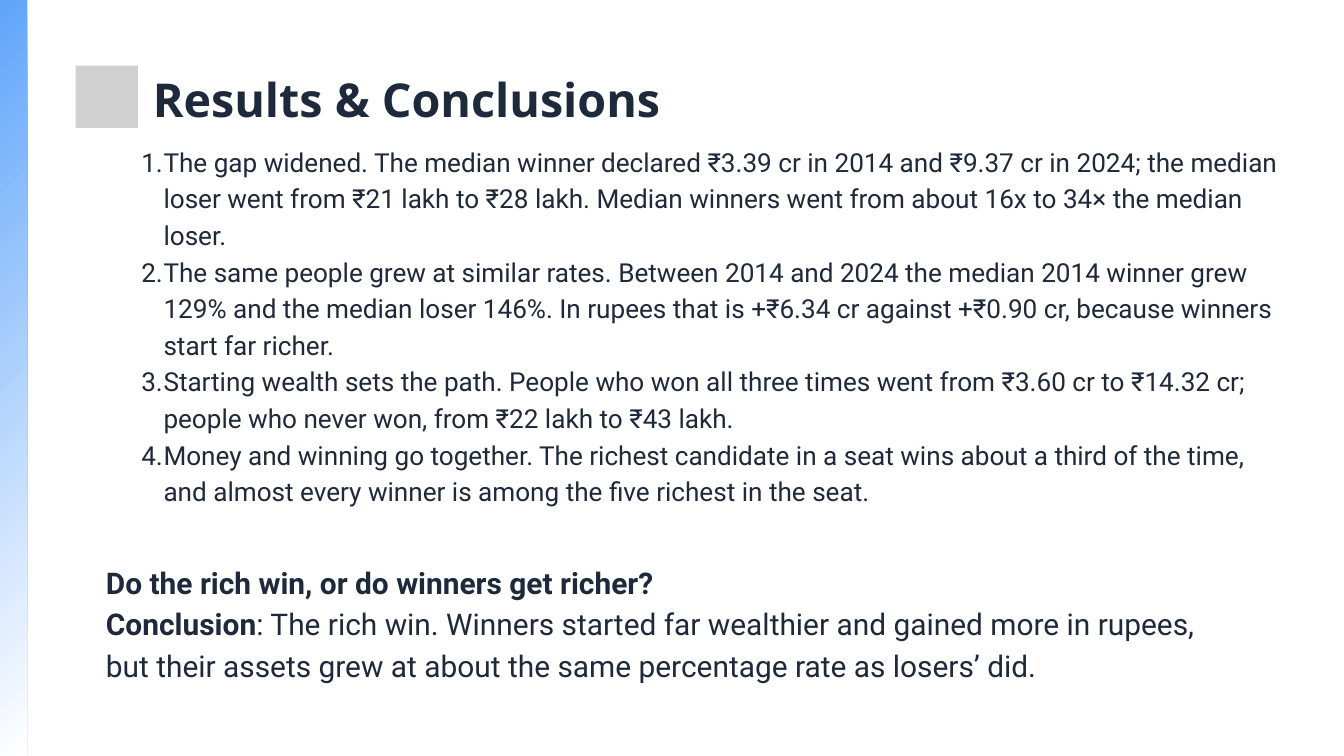
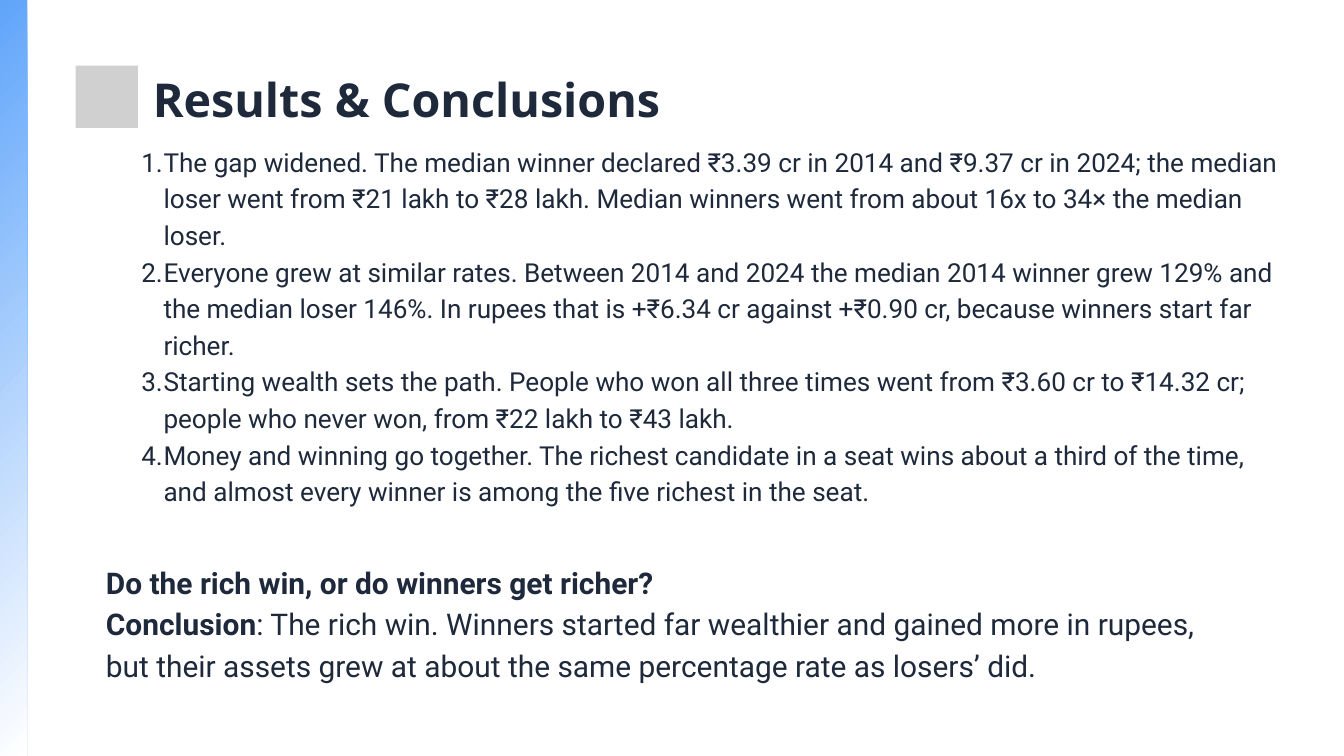
Before and after one commit to Bhupathi-Nithin-Agnihotri/DCV-Project, a slide deck: slide 13 of DCV-Project.pptx. Drawn at 1344x756 pixels with LibreOffice and Linux fonts; fonts in the diff are those of the drawing; grey boxes stand for pictures. Boxes give left, top, right and bottom in pixels: in the first picture for what was removed or moved away, otherwise in the second. Text is boxed around its words. In the diff, an @@ line names an element or a change of style, - is before the commit and + after.

Commit message:
minor changes in the ppt

```diff
--- a/DCV-Project.pptx
+++ b/DCV-Project.pptx
@@ text at [141, 262, 1272, 356]: text changed @@
-  2. The same people grew at similar rates. Between 2014 and 2024 the median 2014 winner grew 129% and the median loser 146%. In rupees that is +₹6.34 cr against +₹0.90 cr, because winners start far richer.
+  2. Everyone grew at similar rates. Between 2014 and 2024 the median 2014 winner grew 129% and the median loser 146%. In rupees that is +₹6.34 cr against +₹0.90 cr, because winners start far richer.
```
